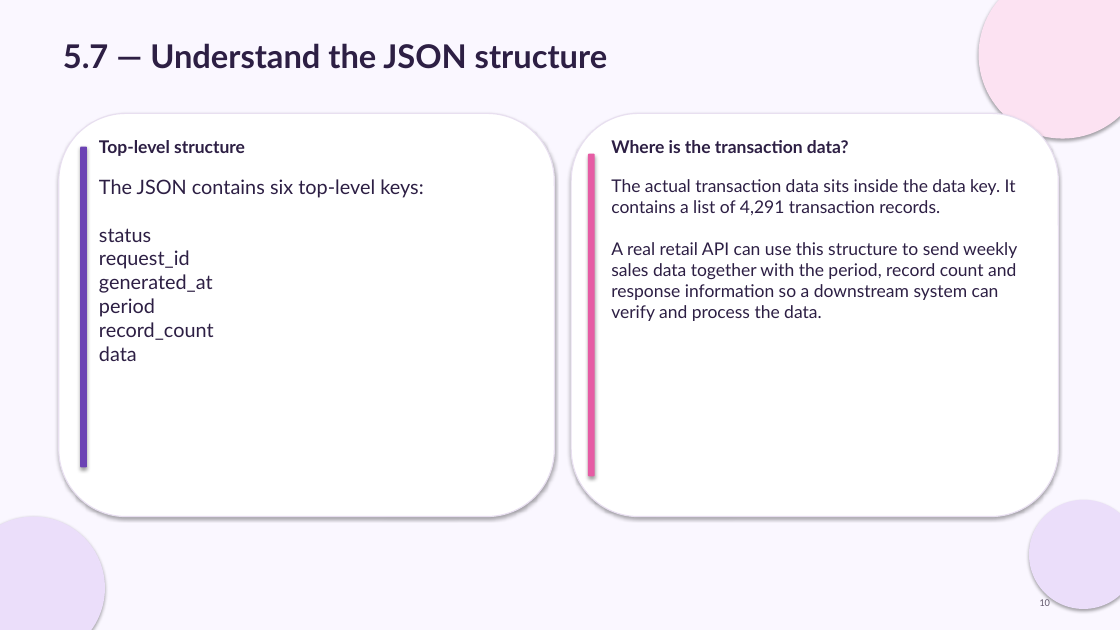
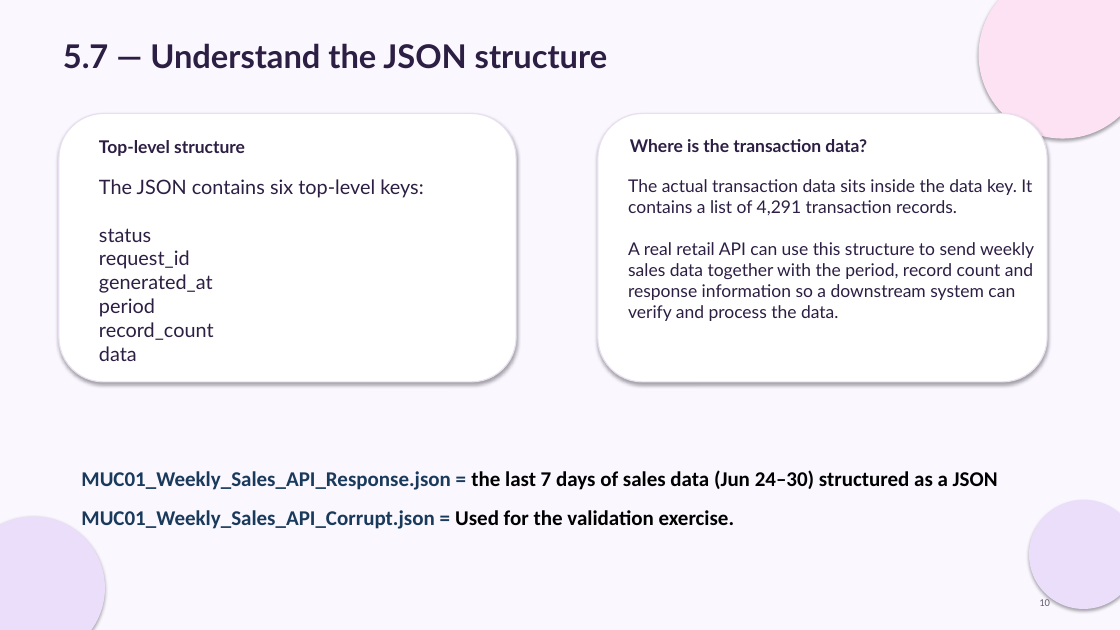
Before and after one commit to Vigneshbabu4/EDA_Calibo, a slide deck: slide 16 of Vigneshbabu_Retail_Sales_Pulse.pptx. Drawn at 1120x630 pixels with LibreOffice and Linux fonts; fonts in the diff are those of the drawing. Boxes give left, top, right and bottom in pixels: in the first picture for what was removed or moved away, otherwise in the second. Text is boxed around its words. In the diff, an @@ line names an element or a change of style, - is before the commit and + after.

Commit message:
Add Retail Sales Pulse project

```diff
--- a/Vigneshbabu_Retail_Sales_Pulse.pptx
+++ b/Vigneshbabu_Retail_Sales_Pulse.pptx
@@ rounded rectangle: place and size @@
-rounded rectangle at <box>59,113,555,517</box>
+rounded rectangle at <box>59,113,516,382</box>
@@ rounded rectangle: place and size @@
-rounded rectangle at <box>571,113,1059,517</box>
+rounded rectangle at <box>598,113,1048,382</box>
@@ rounded rectangle removed at <box>80,147,87,468</box> @@
@@ text "Where is the transaction data?": place and size @@
-text "Where is the transaction data?" at <box>611,140,849,153</box>
+text "Where is the transaction data?" at <box>630,139,867,152</box>
@@ rounded rectangle removed at <box>588,154,595,476</box> @@
@@ text "The actual transaction data sits ...": place and size @@
-text "The actual transaction data sits ..." at <box>611,179,1017,321</box>
+text "The actual transaction data sits ..." at <box>628,179,1034,321</box>
@@ text added at <box>81,470,998,490</box>, 18 pt, text #000000, bold @@
+MUC01_Weekly_Sales_API_Response.json = the last 7 days of sales data (Jun 24–30) structured as a JSON
@@ text added at <box>81,510,735,529</box>, 18 pt, text #1A3A5C, bold @@
+MUC01_Weekly_Sales_API_Corrupt.json = Used for the validation exercise.
```
Also in this commit, not shown: 16 other slides changed, 1 slide added.
